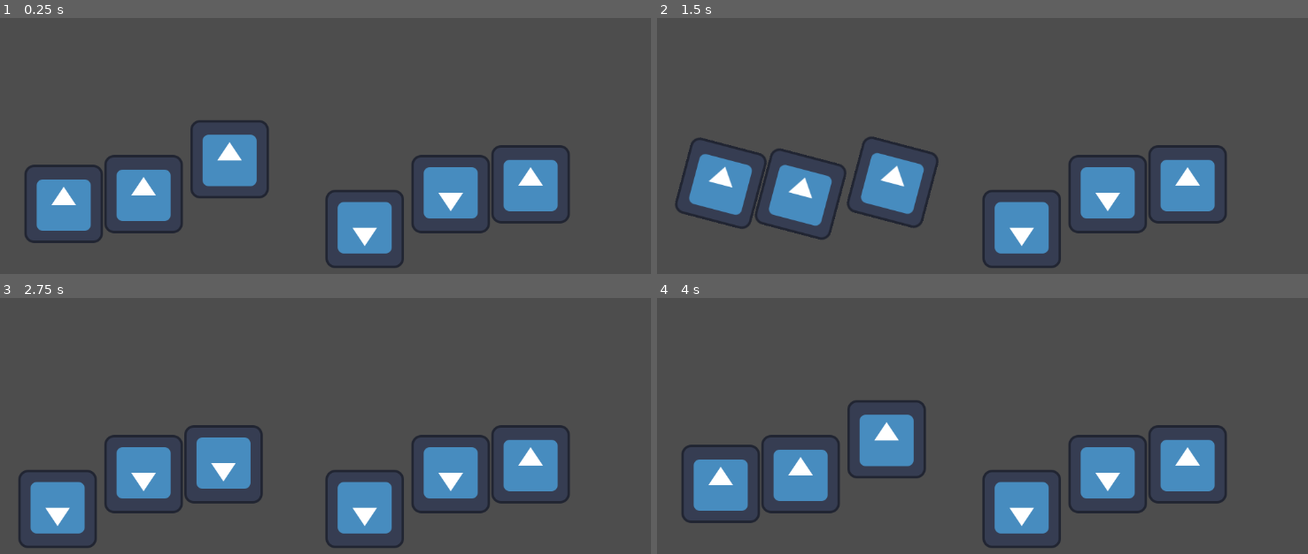
Above: before the commit, frames 1-4 (two rows, left to right).
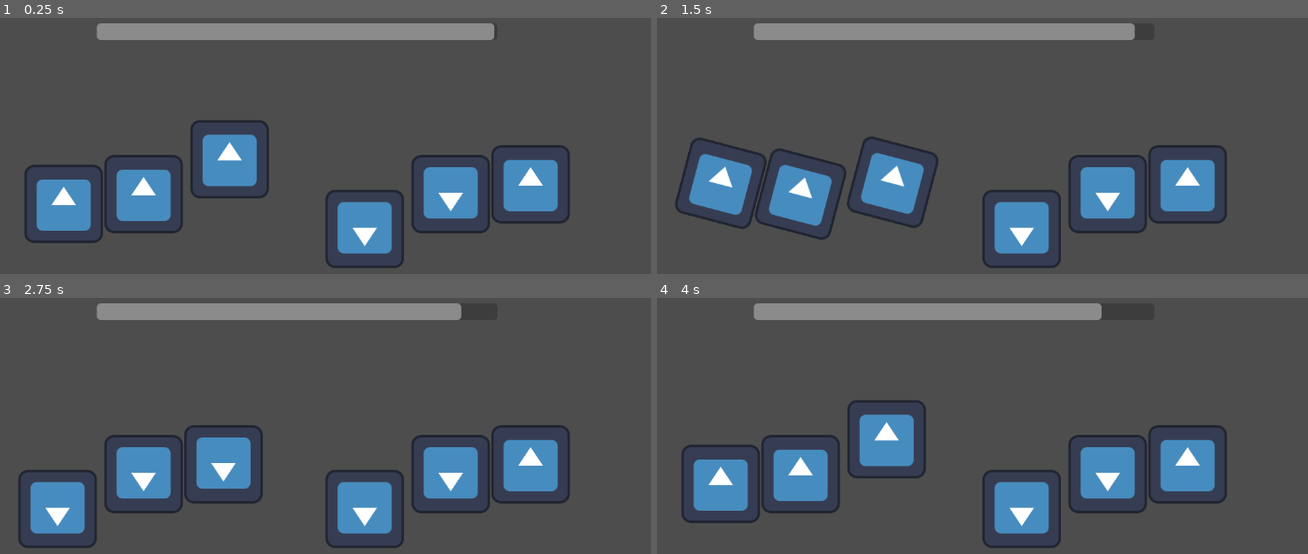
Above: after the commit, the same moments.

Repository: csweet22/FlipThatHouse
Game: Godot game, scene res://main_scene.tscn
Two runs of this game, one before a commit and one after it. Both use one fixed random seed, a clock stepped at 60 frames per second and the inputs below. The engine's default icon, where the game draws it, is replaced by a stand-in: a white triangle on a blue panel in a dark square.
Inputs (mouse positions are in pixels of both pictures, inside the frame that each line leads up to):
- Up to frame 1 (0.25 s): no input
- Up to frame 2 (1.5 s): click (800, 194) at 0.52 s; click (800, 194) at 1.27 s
- Up to frame 3 (2.75 s): click (143, 474) at 2.02 s
- Up to frame 4 (4 s): tap Enter at 2.75 s

The runs differ from the first frame. In frame 1, 4.0% of the frame differs, in the area x 14-76%, y 2-9%; in frame 2, 3.8%; in frame 3, 3.7%; in frame 4, 3.5%.

Commit message:
Solve Timer Bar

Diff:
--- a/GameManager.gd
+++ b/GameManager.gd
@@ -7,6 +7,10 @@
 var your_house: Node2D
 
 var finish_timer: Timer
+
+var solve_timer: Timer
+
+var solve_duration: float = 30.0
 
 # Called when the node enters the scene tree for the first time.
 func _ready():
@@ -20,6 +24,15 @@
 	finish_timer.timeout.connect(finish_timer_finished)
 
 	add_child(finish_timer)
+
+	solve_timer = Timer.new()
+	solve_timer.autostart = true
+	solve_timer.one_shot = true
+	solve_timer.wait_time = solve_duration
+
+	solve_timer.timeout.connect(solve_timer_finished)
+
+	add_child(solve_timer)
 
 func init_new_puzzle():
 	if reference_house != null:
@@ -44,12 +57,24 @@
 func finish_timer_finished():
 	init_new_puzzle()
 
+func solve_timer_finished():
+	game_over()
+
+func game_over():
+	print("GAME OVER!")
+	your_house.set_as_reference()
+
+func solved_puzzle():
+	finish_timer.start()
+	solve_timer.wait_time *= 0.8
+	solve_timer.start()
+	your_house.set_as_reference()
+
 func item_flipped():
 	var reference_flips: Array[int] = reference_house.get_flip_array()
 	var your_flips: Array[int] = your_house.get_flip_array()
 
 	if your_flips == reference_flips:
-		finish_timer.start()
-		your_house.set_as_reference()
+		solved_puzzle()
 	else:
 		pass
--- /dev/null
+++ b/SolveTimerBar.gd
@@ -0,0 +1,11 @@
+extends ProgressBar
+
+
+# Called when the node enters the scene tree for the first time.
+func _ready():
+	pass # Replace with function body.
+
+
+# Called every frame. 'delta' is the elapsed time since the previous frame.
+func _process(delta):
+	value = 100 * GameManager.solve_timer.time_left / GameManager.solve_timer.wait_time
--- a/main_scene.tscn
+++ b/main_scene.tscn
@@ -1,5 +1,19 @@
-[gd_scene format=3 uid="uid://klmrh2p3jndk"]
+[gd_scene load_steps=2 format=3 uid="uid://klmrh2p3jndk"]
+
+[ext_resource type="Script" path="res://SolveTimerBar.gd" id="1_5ejg6"]
 
 [node name="MainScene" type="Node2D"]
 
 [node name="Camera2D" type="Camera2D" parent="."]
+
+[node name="ProgressBar" type="ProgressBar" parent="."]
+anchors_preset = 5
+anchor_left = 0.5
+anchor_right = 0.5
+offset_left = -326.0
+offset_top = -279.0
+offset_right = 326.0
+offset_bottom = -252.0
+grow_horizontal = 2
+show_percentage = false
+script = ExtResource("1_5ejg6")
